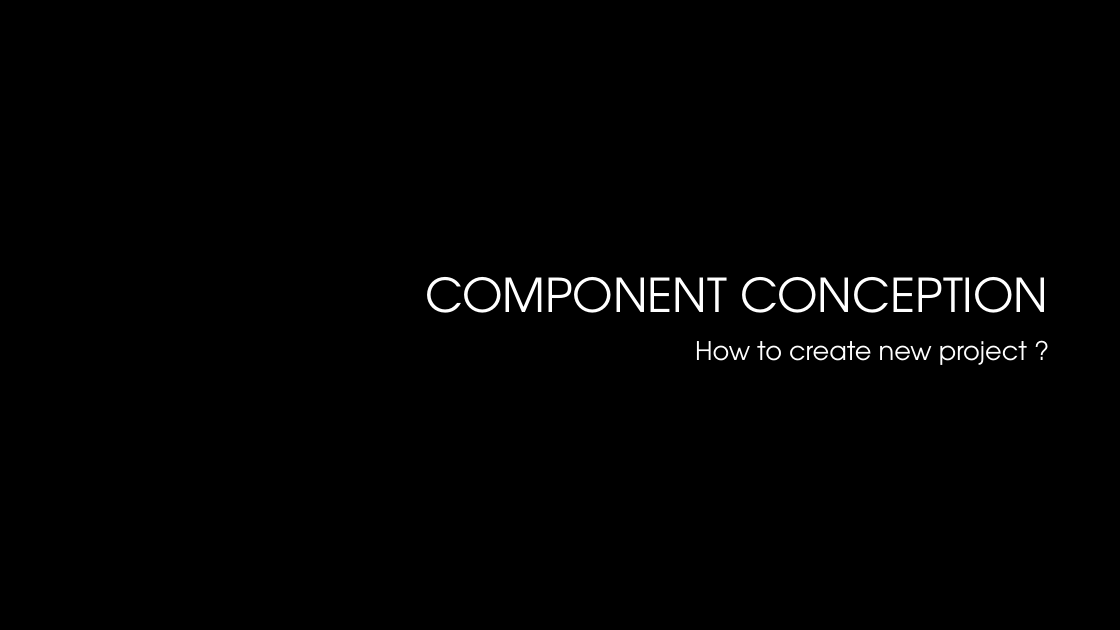
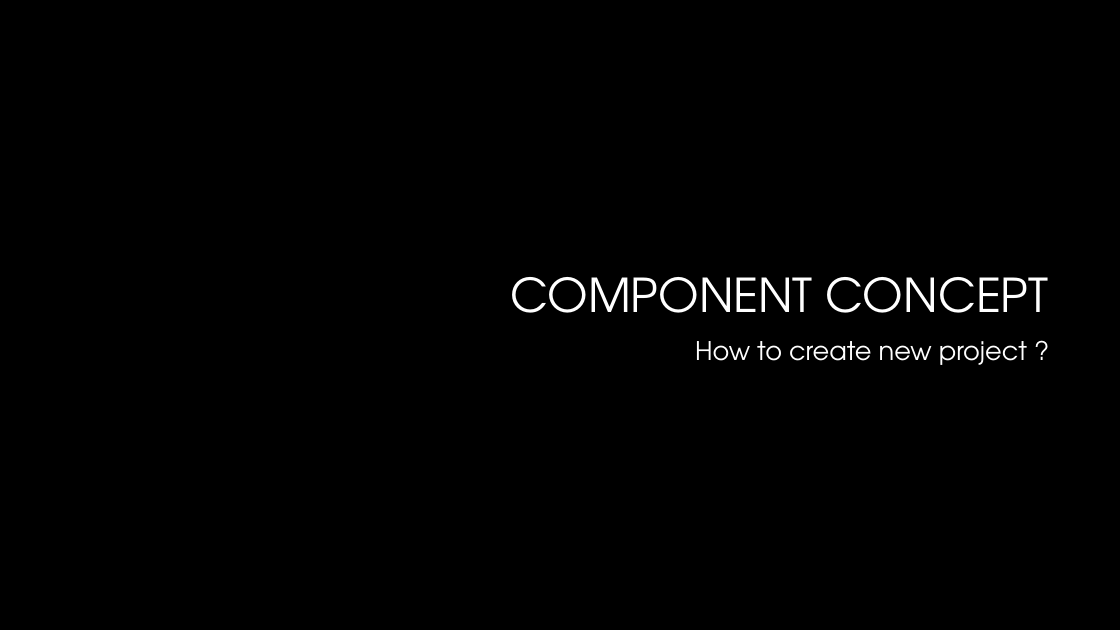
Before and after one commit to mjarzebkowski/AGH_ReactContainersPresentation, a slide deck: slide 4 of ReactContainers.pptx (slide 3 before the commit). Drawn at 1120x630 pixels with LibreOffice and Linux fonts; fonts in the diff are those of the drawing; background and template pictures are left out. Boxes give left, top, right and bottom in pixels: in the first picture for what was removed or moved away, otherwise in the second. Text is boxed around its words. In the diff, an @@ line names an element or a change of style, - is before the commit and + after.

```diff
--- a/ReactContainers.pptx
+++ b/ReactContainers.pptx
@@ title at (x1=511, y1=277, x2=1049, y2=313): text changed @@
-COMPONENT CONCEPTION
+COMPONENT CONCEPT
```
Also in this commit, not shown: 4 other slides changed.
